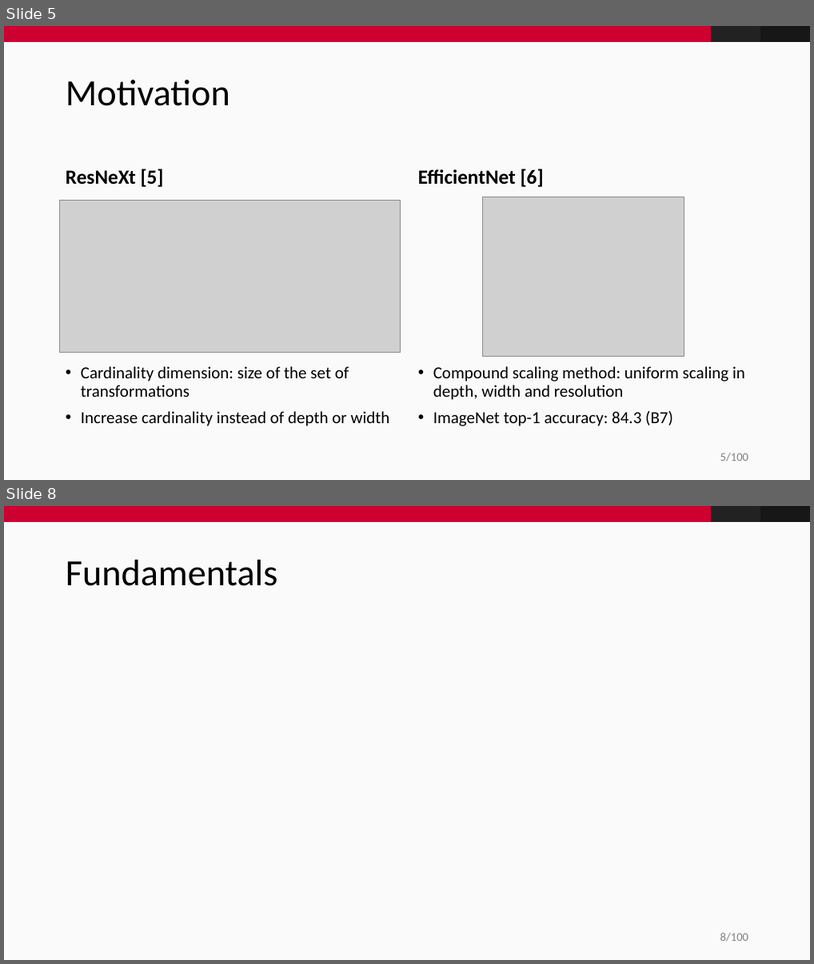
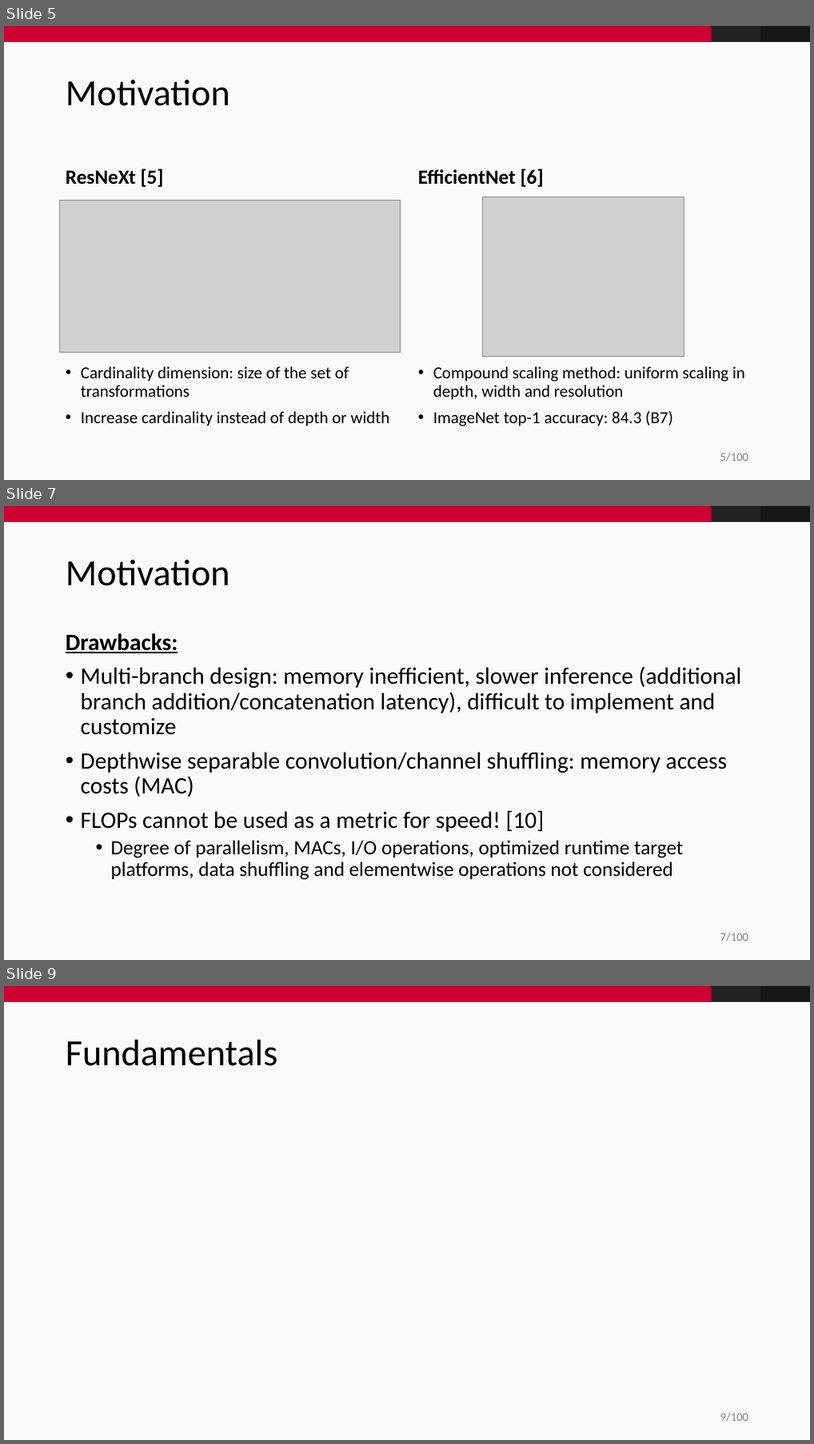
Before and after one commit to fidsusj/CVDL-Seminar, a slide deck: presentation/presentation.pptx. Shown one above the other, each under a label of ours: slides 5 and 8 before the commit, slides 5, 7 and 9 after it; the slides between them are not shown. The pictures are 814x964 and 814x1444 pixels, drawn with LibreOffice and Linux fonts; fonts in the diff are those of the drawing; grey boxes stand for pictures; background and template pictures are left out. Boxes give left, top, right and bottom in pixels: in the first picture for what was removed or moved away, otherwise in the second. Text is boxed around its words. In the diff, an @@ line names an element or a change of style, - is before the commit and + after.

```diff
--- a/presentation/presentation.pptx
+++ b/presentation/presentation.pptx
@@ slide 7 added at (4,506,810,960), background #FAFAFA; not listed: 4 template elements that a slide beside it also shows @@
@@ title added at (66,560,230,586), 44 pt, text #000000 @@
+Motivation
@@ text added at (66,633,742,880), 28 pt, text #000000 @@
+Drawbacks:
+• Multi-branch design: memory inefficient, slower inference (additional branch addition/concatenation latency), difficult to implement and customize
+• Depthwise separable convolution/channel shuffling: memory access costs (MAC)
+• FLOPs cannot be used as a metric for speed! [10]
+  • Degree of parallelism, MACs, I/O operations, optimized runtime target platforms, data shuffling and elementwise operations not considered
@@ what was slide 8 is now slide 9 @@
@@ page number at (721,1412,749,1421): text changed @@
-8/100
+9/100
```
Also in this commit, not shown: 1 slide changed, 3 other slides added, 1 slide removed.
